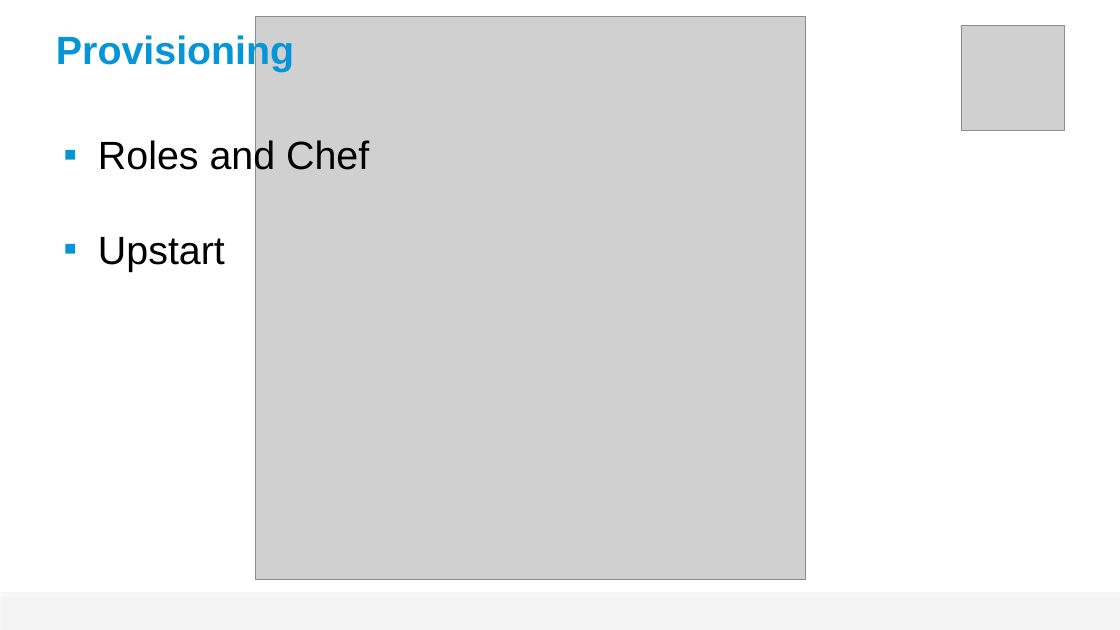
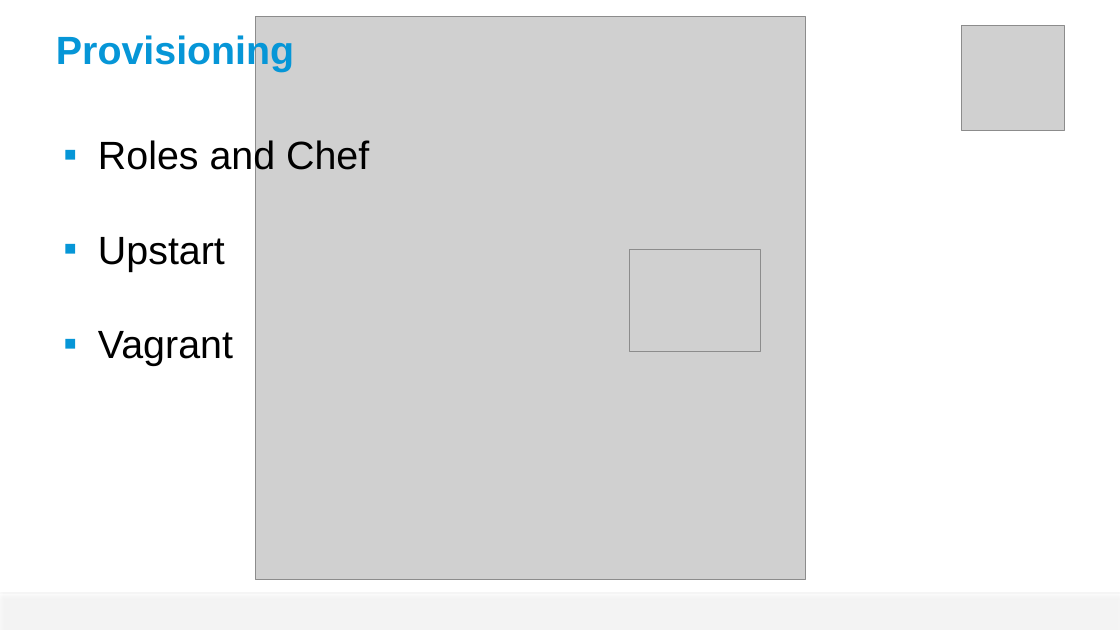
Before and after one commit to guillaume-brossard/tech-summit, a slide deck: slide 6 of 2014/supersize-nodejs/supersize-nodejs-dr.pptx (slide 7 before the commit). Drawn at 1120x630 pixels with LibreOffice and Linux fonts; fonts in the diff are those of the drawing; grey boxes stand for pictures; background and template pictures are left out. Boxes give left, top, right and bottom in pixels: in the first picture for what was removed or moved away, otherwise in the second. Text is boxed around its words. In the diff, an @@ line names an element or a change of style, - is before the commit and + after.

```diff
--- a/2014/supersize-nodejs/supersize-nodejs-dr.pptx
+++ b/2014/supersize-nodejs/supersize-nodejs-dr.pptx
@@ picture added at [629,249,760,351] @@
@@ text at [98,331,233,366]: paragraph added @@
+▪ Vagrant
```
Also in this commit, not shown: 4 other slides changed, 2 slides removed, 3 other files.
